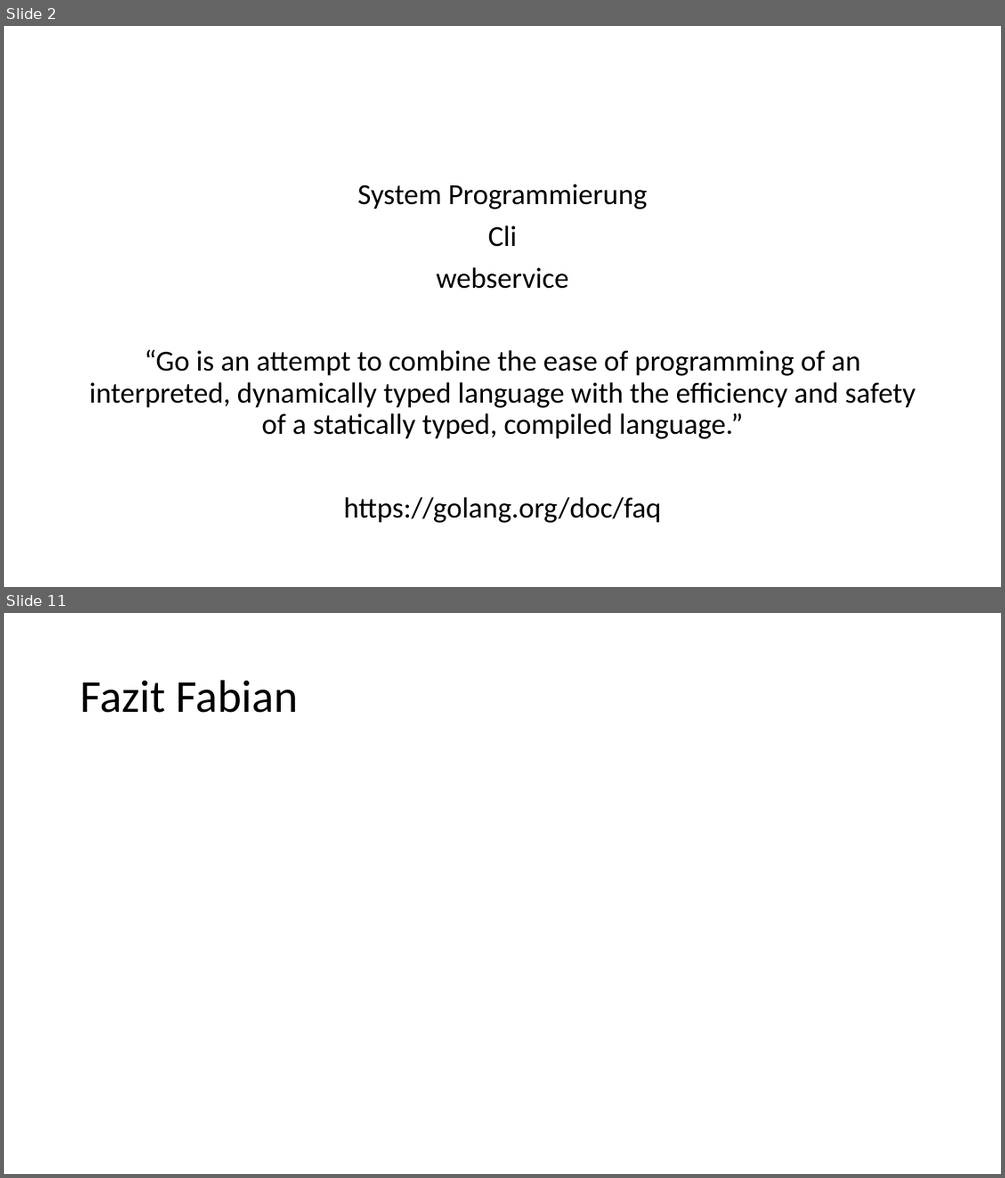
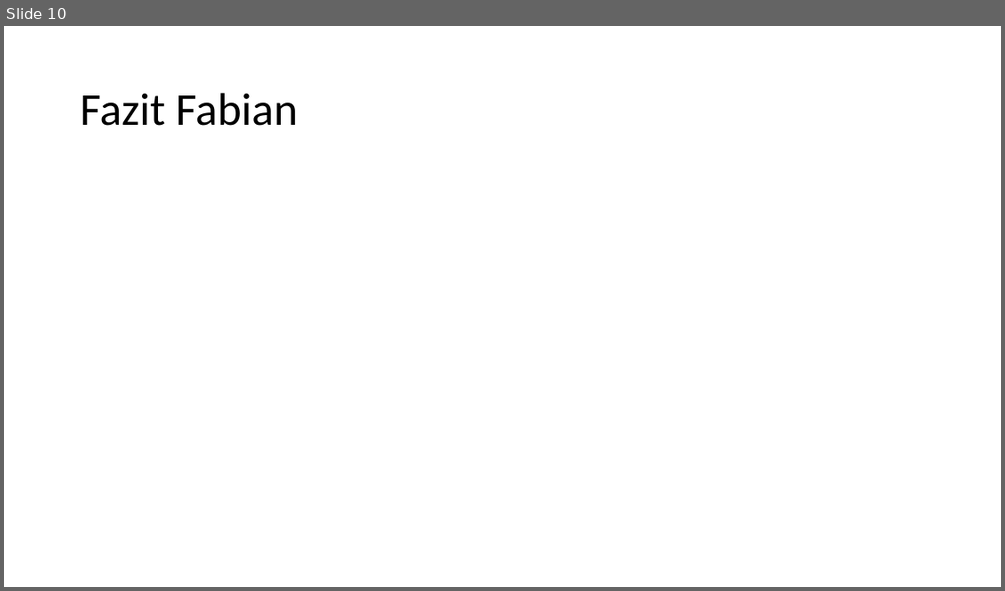
Before and after one commit to alexsuter/golang-experience, a slide deck: presi/presi.pptx. Shown one above the other, each under a label of ours: slides 2 and 11 before the commit, slide 10 after it; the slides between them are not shown. The pictures are 1005x1178 and 1005x591 pixels, drawn with LibreOffice and Linux fonts; fonts in the diff are those of the drawing. Boxes give left, top, right and bottom in pixels: in the first picture for what was removed or moved away, otherwise in the second. Text is boxed around its words. In the diff, an @@ line names an element or a change of style, - is before the commit and + after.

```diff
--- a/presi/presi.pptx
+++ b/presi/presi.pptx
@@ slide 2 removed at [4,26,1001,587], background #FFFFFF @@
@@ text removed at [89,184,915,523] @@
-System Programmierung
-Cli
-webservice
-“Go is an attempt to combine the ease of programming of an interpreted, dynamically typed language with the efficiency and safety of a statically typed, compiled language.”
-https://golang.org/doc/faq
@@ what was slide 11 is now slide 10 @@
```
Also in this commit, not shown: 7 slides changed, 1 slide added, 1 other slide removed.
